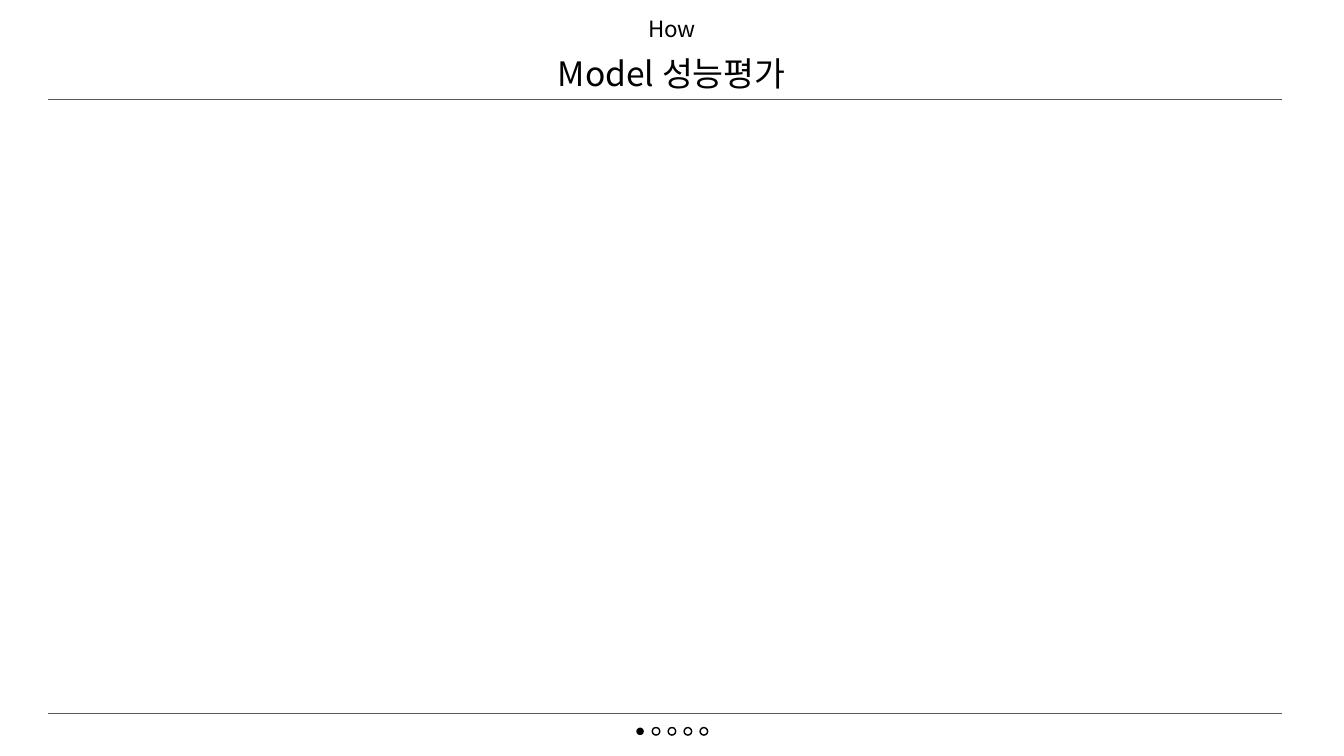
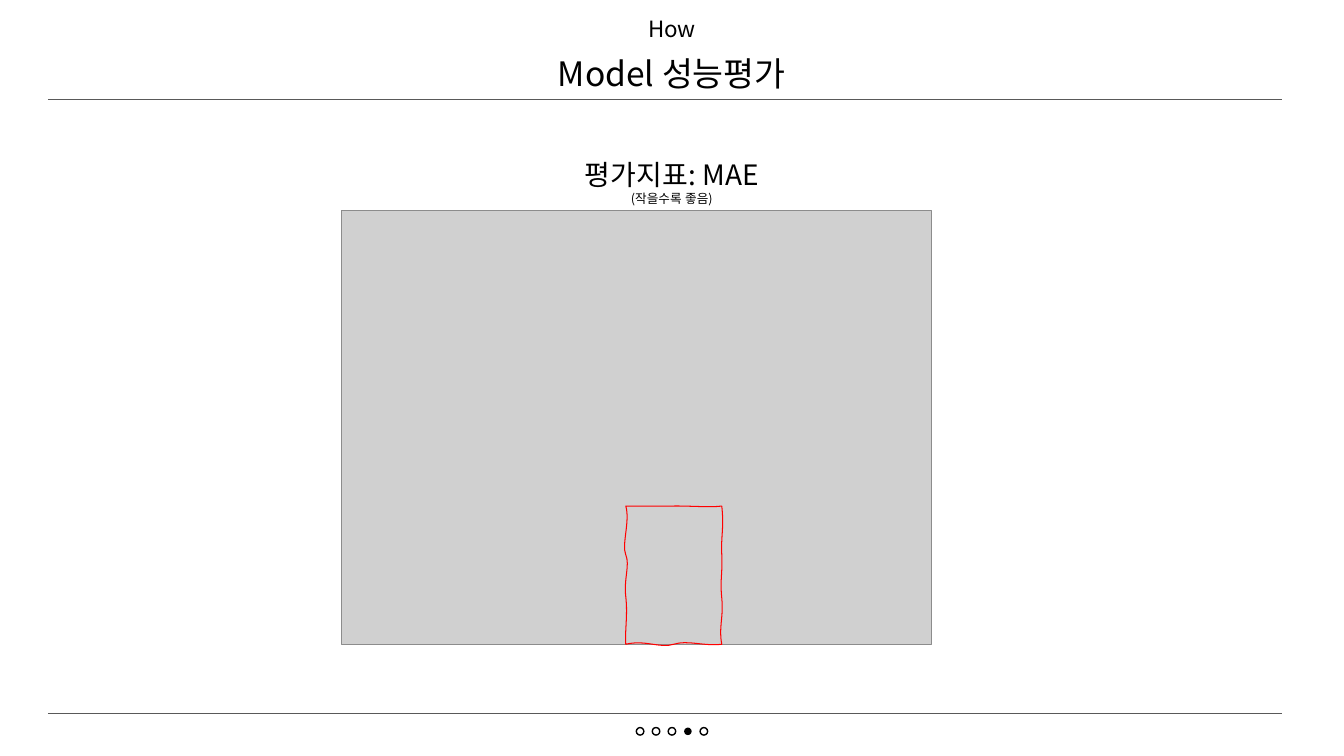
Before and after one commit to dev-EthanJ/ML_DL_parking_prediction, a slide deck: slide 11 of 주차수요예측.pptx. Drawn at 1344x756 pixels with LibreOffice and Linux fonts; fonts in the diff are those of the drawing; grey boxes stand for pictures. Boxes give left, top, right and bottom in pixels: in the first picture for what was removed or moved away, otherwise in the second. Text is boxed around its words. In the diff, an @@ line names an element or a change of style, - is before the commit and + after.

```diff
--- a/주차수요예측.pptx
+++ b/주차수요예측.pptx
@@ text added at <box>585,161,758,206</box>, 20 pt, text #000000 @@
+평가지표: MAE
+(작을수록 좋음)
@@ picture added at <box>342,211,932,644</box> @@
@@ freeform shape added at <box>626,506,722,644</box>, outline #FF0000 0.75 pt @@
@@ ellipse: place and size @@
-ellipse at <box>685,728,692,735</box>
+ellipse at <box>636,728,643,735</box>
@@ ellipse: place and size @@
-ellipse at <box>636,728,643,735</box>
+ellipse at <box>685,728,692,735</box>
```
Also in this commit, not shown: 17 other slides changed, 4 other files.
